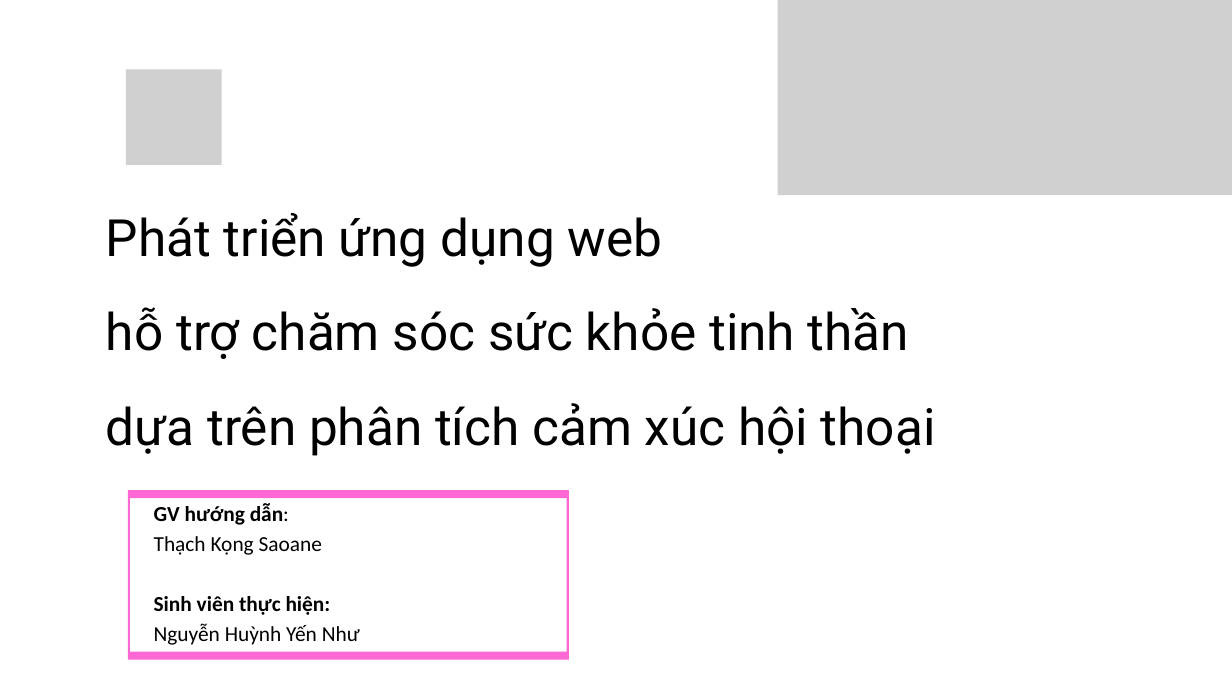
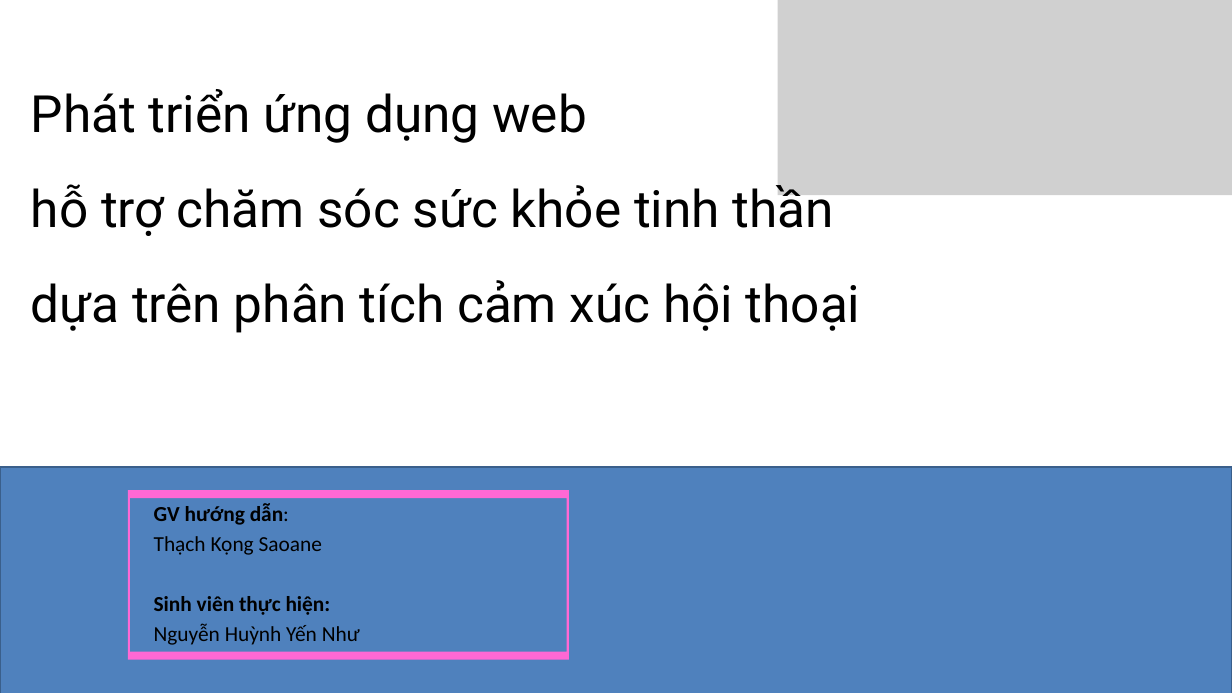
Before and after one commit to nhynhu/cn-da22tta-nguyenhuynhyennhu-cssk-tinhthan, a slide deck: slide 1 of slide/SlideChuyenNganh.pptx. Drawn at 1232x693 pixels with LibreOffice and Linux fonts; fonts in the diff are those of the drawing; grey boxes stand for pictures. Boxes give left, top, right and bottom in pixels: in the first picture for what was removed or moved away, otherwise in the second. Text is boxed around its words. In the diff, an @@ line names an element or a change of style, - is before the commit and + after.

```diff
--- a/slide/SlideChuyenNganh.pptx
+++ b/slide/SlideChuyenNganh.pptx
@@ text "Phát triển ứng dụng web" moved from (x1=106, y1=213, x2=936, y2=456) to (x1=31, y1=89, x2=861, y2=333) @@
@@ picture removed at (x1=126, y1=69, x2=222, y2=164) @@
@@ rectangle added at (x1=0, y1=467, x2=1232, y2=693), fill #4F81BD, outline #3A5F8C 2 pt @@
```
Also in this commit, not shown: 1 other slide changed, 3 other files.
